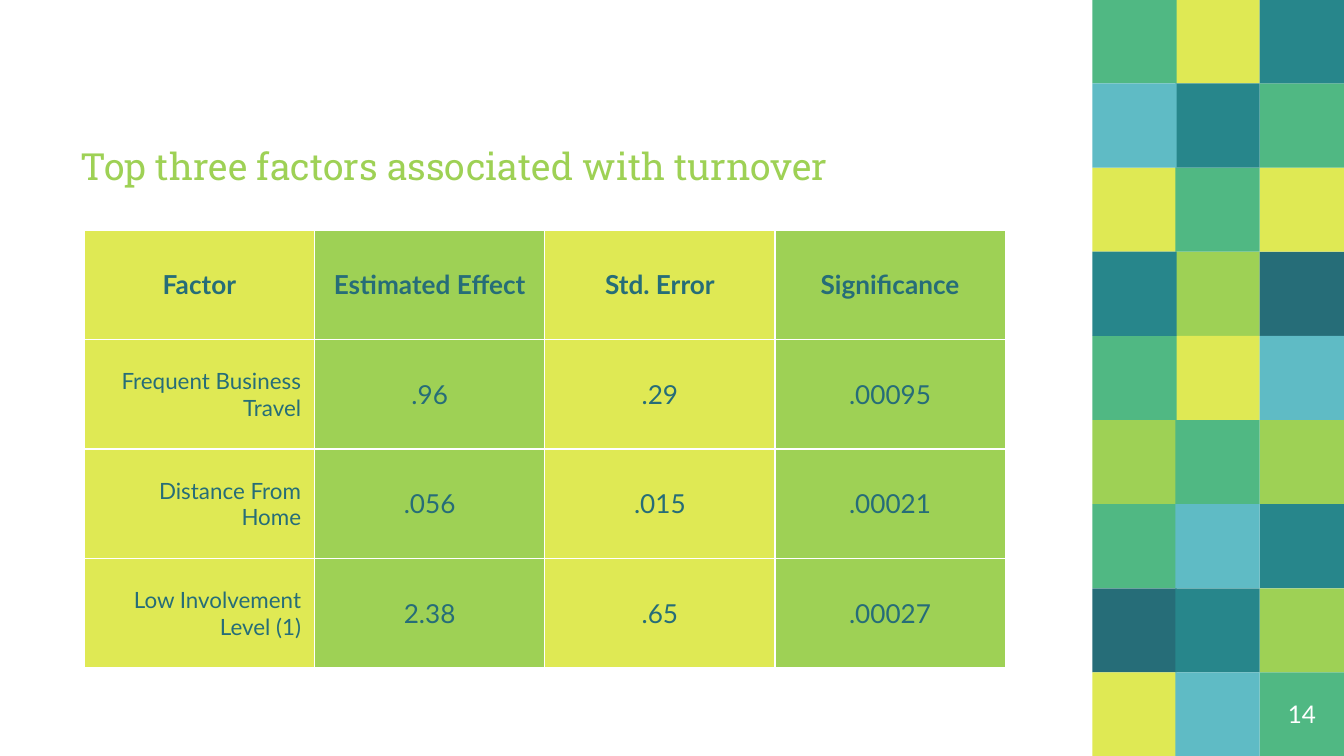
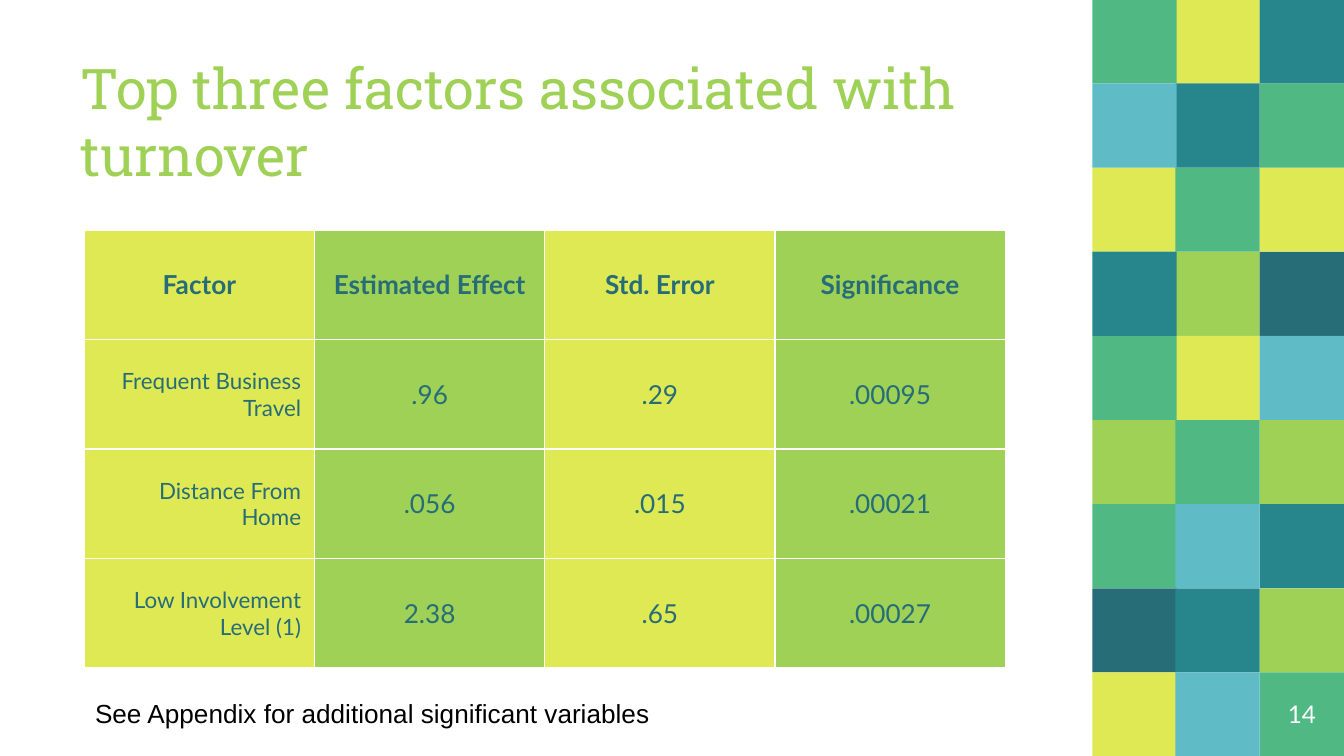
Before and after one commit to ccgraves/DDS-CaseStudy-2, a slide deck: slide 14 of Case_Study_Two.pptx. Drawn at 1344x756 pixels with LibreOffice and Linux fonts; fonts in the diff are those of the drawing. Boxes give left, top, right and bottom in pixels: in the first picture for what was removed or moved away, otherwise in the second. Text is boxed around its words. In the diff, an @@ line names an element or a change of style, - is before the commit and + after.

```diff
--- a/Case_Study_Two.pptx
+++ b/Case_Study_Two.pptx
@@ title "Top three factors associated with ..." at bbox=[81, 66, 955, 177]: size 20 to 30 pt @@
@@ text added at bbox=[95, 704, 649, 729], 14 pt, text #000000 @@
+See Appendix for additional significant variables
```
Also in this commit, not shown: 8 other slides changed.
